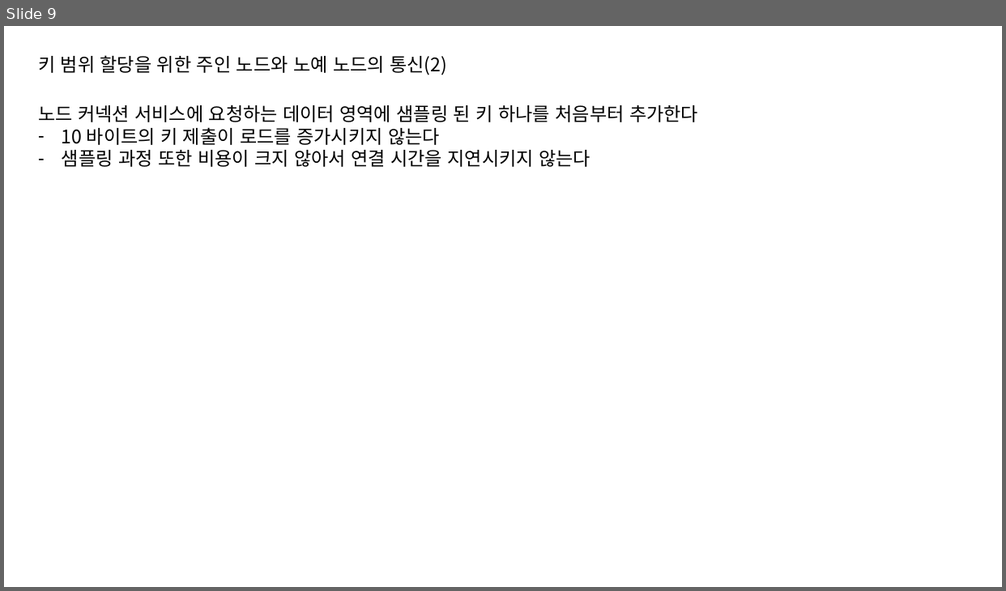
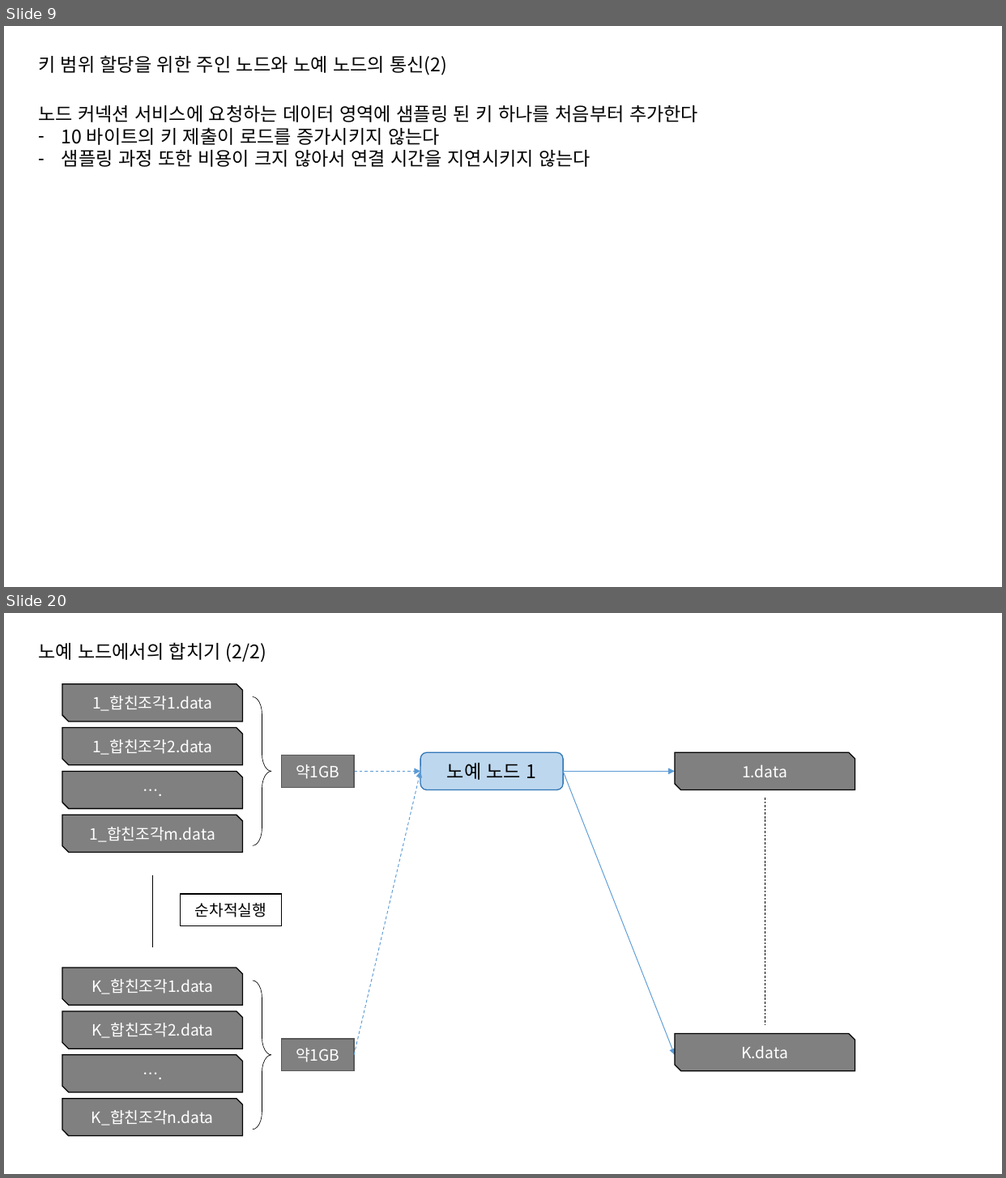
Before and after one commit to HoOngEe/cs434-doc, a slide deck: Design.pptx. Shown one above the other, each under a label of ours: slide 9 before the commit, slides 9 and 20 after it; the slides between them are not shown. The pictures are 1006x591 and 1006x1178 pixels, drawn with LibreOffice and Linux fonts; fonts in the diff are those of the drawing. Boxes give left, top, right and bottom in pixels: in the first picture for what was removed or moved away, otherwise in the second. Text is boxed around its words. In the diff, an @@ line names an element or a change of style, - is before the commit and + after.

```diff
--- a/Design.pptx
+++ b/Design.pptx
@@ slide 20 added at (x1=4, y1=613, x2=1002, y2=1174), background #FFFFFF @@
@@ text added at (x1=38, y1=642, x2=266, y2=662), 18 pt, text #000000 @@
+노예 노드에서의 합치기 (2/2)
@@ right brace added at (x1=253, y1=697, x2=271, y2=845), outline #000000 0.5 pt @@
@@ rectangle added at (x1=282, y1=756, x2=355, y2=787), fill #808080, outline #595959 1 pt, 15 pt, text #FFFFFF @@
+약1GB
@@ rounded rectangle added at (x1=420, y1=753, x2=562, y2=790), fill #BDD7EE, outline #2E75B6 1 pt, 18 pt, text #000000 @@
+노예 노드 1
@@ snip diag rect added at (x1=675, y1=753, x2=855, y2=790), fill #808080, outline #000000 1 pt, 15 pt, text #FFFFFF @@
+1.data
@@ arrow added from (355, 772) to (420, 772), #5B9BD5 0.75 pt dashed @@
@@ arrow added from (355, 1055) to (420, 772), #5B9BD5 0.75 pt dashed @@
@@ arrow added from (563, 772) to (675, 772), #5B9BD5 0.75 pt @@
@@ arrow added from (563, 772) to (675, 1055), #5B9BD5 0.75 pt @@
@@ line added from (765, 798) to (765, 1024), #000000 0.5 pt dashed @@
@@ group added at (x1=62, y1=684, x2=243, y2=853): 4 snip diag rects @@
+1_합친조각1.data
+1_합친조각2.data
+….
+1_합친조각m.data
@@ line added from (152, 875) to (152, 948), #000000 0.5 pt @@
@@ rectangle added at (x1=181, y1=895, x2=282, y2=926), fill #FFFFFF, outline #000000 1 pt, 15 pt, text #000000 @@
+순차적실행
@@ right brace added at (x1=253, y1=981, x2=271, y2=1130), outline #000000 0.5 pt @@
@@ rectangle added at (x1=282, y1=1039, x2=355, y2=1071), fill #808080, outline #595959 1 pt, 15 pt, text #FFFFFF @@
+약1GB
@@ snip diag rect added at (x1=675, y1=1033, x2=855, y2=1071), fill #808080, outline #000000 1 pt, 15 pt, text #FFFFFF @@
+K.data
@@ group added at (x1=62, y1=968, x2=243, y2=1136): 4 snip diag rects @@
+K_합친조각1.data
+K_합친조각2.data
+….
+K_합친조각n.data
```
Also in this commit, not shown: 1 slide changed, 9 other slides added.
